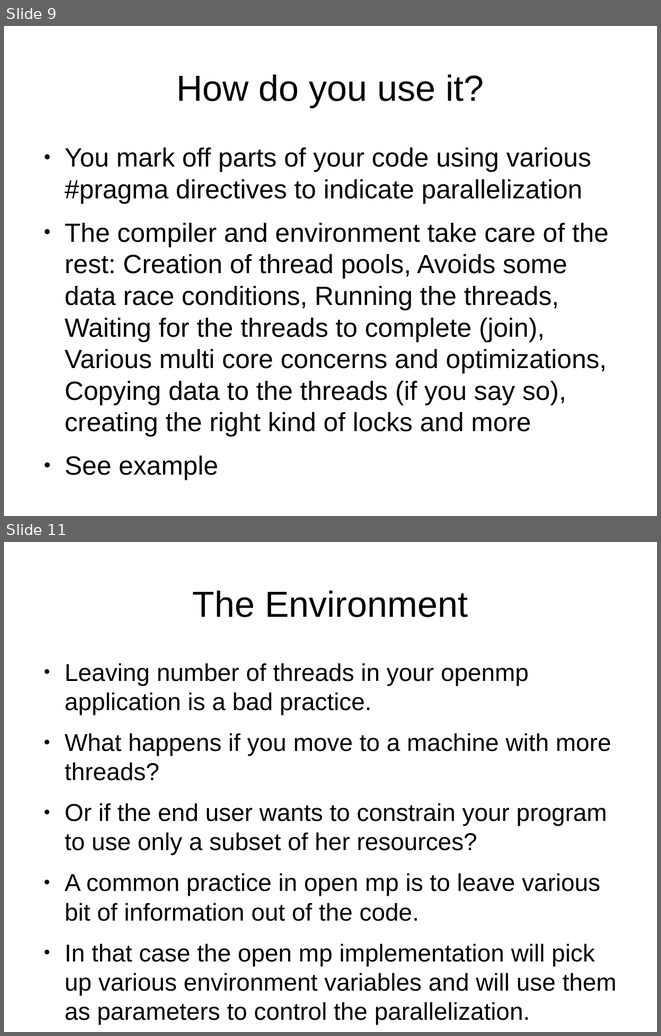
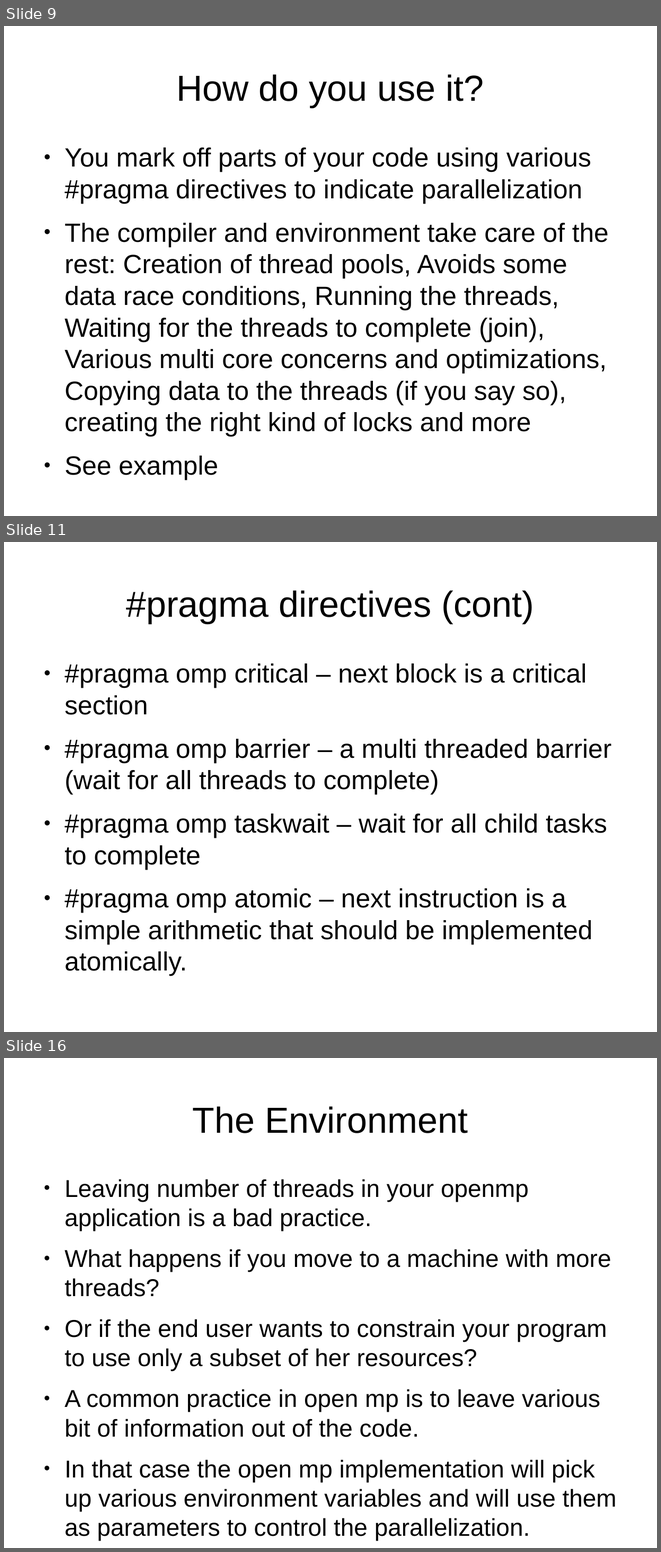
Before and after one commit to veltzer/demos, a slide deck: cpp/multi_core/openmp.odp. Shown one above the other, each under a label of ours: slides 9 and 11 before the commit, slides 9, 11 and 16 after it; the slides between them are not shown. The pictures are 661x1036 and 661x1552 pixels, drawn with LibreOffice and Linux fonts; fonts in the diff are those of the drawing. Boxes give left, top, right and bottom in pixels: in the first picture for what was removed or moved away, otherwise in the second. Text is boxed around its words. In the diff, an @@ line names an element or a change of style, - is before the commit and + after.

```diff
--- a/cpp/multi_core/openmp.odp
+++ b/cpp/multi_core/openmp.odp
@@ slide 11 added at (x1=4, y1=542, x2=657, y2=1032), background #FFFFFF @@
@@ title added at (x1=126, y1=590, x2=534, y2=623), 44 pt, text #000000 @@
+#pragma directives (cont)
@@ text added at (x1=64, y1=663, x2=612, y2=976), 32 pt, text #000000 @@
+● #pragma omp critical – next block is a critical section
+● #pragma omp barrier – a multi threaded barrier (wait for all threads to complete)
+● #pragma omp taskwait – wait for all child tasks to complete
+● #pragma omp atomic – next instruction is a simple arithmetic that should be implemented atomically.
@@ what was slide 11 is now slide 16 @@
```
Also in this commit, not shown: 1 slide changed, 9 other slides added, 4 other files.
